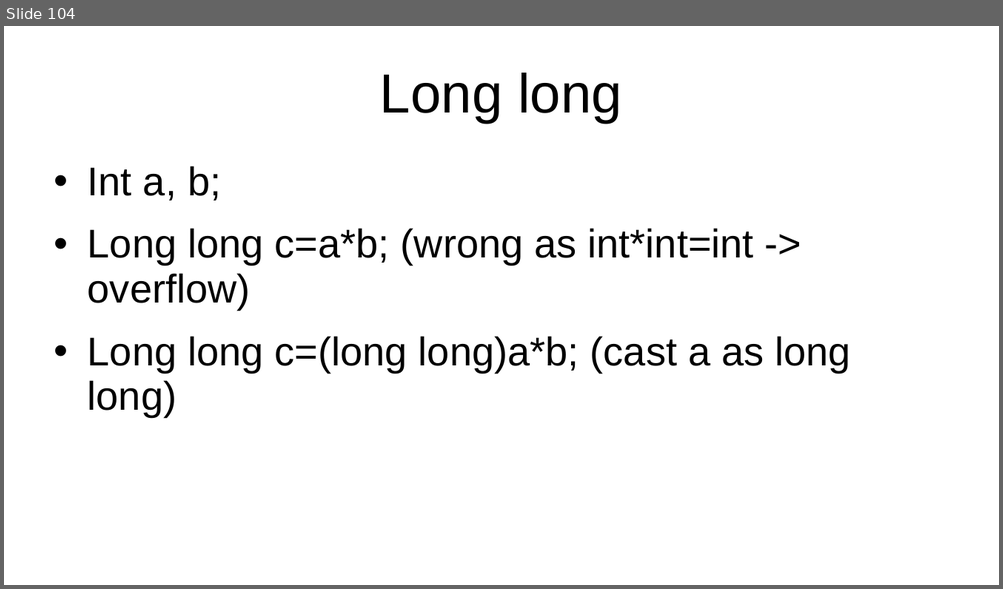
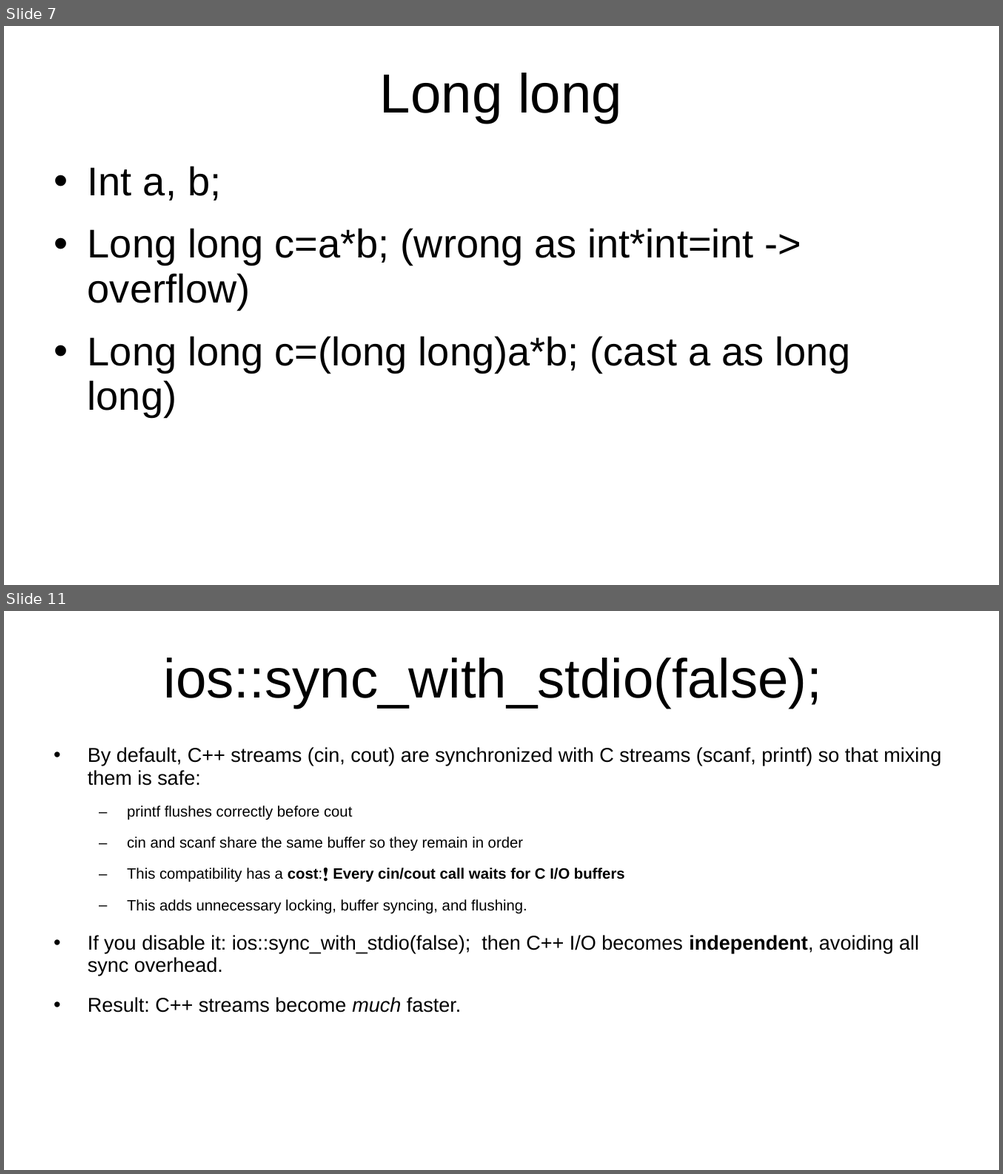
Before and after one commit to kindaichinisan/CompetitiveProgramming, a slide deck: MyCode/competitive_programming.ppt. Shown one above the other, each under a label of ours: slide 104 before the commit, slides 7 and 11 after it; the slides between them are not shown. The pictures are 1003x589 and 1003x1174 pixels, drawn with LibreOffice and Linux fonts; fonts in the diff are those of the drawing. Boxes give left, top, right and bottom in pixels: in the first picture for what was removed or moved away, otherwise in the second. Text is boxed around its words. In the diff, an @@ line names an element or a change of style, - is before the commit and + after.

```diff
--- a/MyCode/competitive_programming.ppt
+++ b/MyCode/competitive_programming.ppt
@@ slide 11 added at (4, 611, 999, 1170), background #FFFFFF @@
@@ title added at (164, 658, 822, 709), 44 pt, text #000000 @@
+ios::sync_with_stdio(false);
@@ text added at (88, 747, 941, 1013), 16 pt, text #000000 @@
+• By default, C++ streams (cin, cout) are synchronized with C streams (scanf, printf) so that mixing them is safe:
+  – printf flushes correctly before cout
+  – cin and scanf share the same buffer so they remain in order
+  – This compatibility has a cost:❗ Every cin/cout call waits for C I/O buffers
+  – This adds unnecessary locking, buffer syncing, and flushing.
+• If you disable it: ios::sync_with_stdio(false); then C++ I/O becomes independent, avoiding all sync overhead.
+• Result: C++ streams become much faster.
@@ what was slide 104 is now slide 7 @@
```
Also in this commit, not shown: 2 slides changed, 26 other slides added, 1 slide removed, 6 other files.
